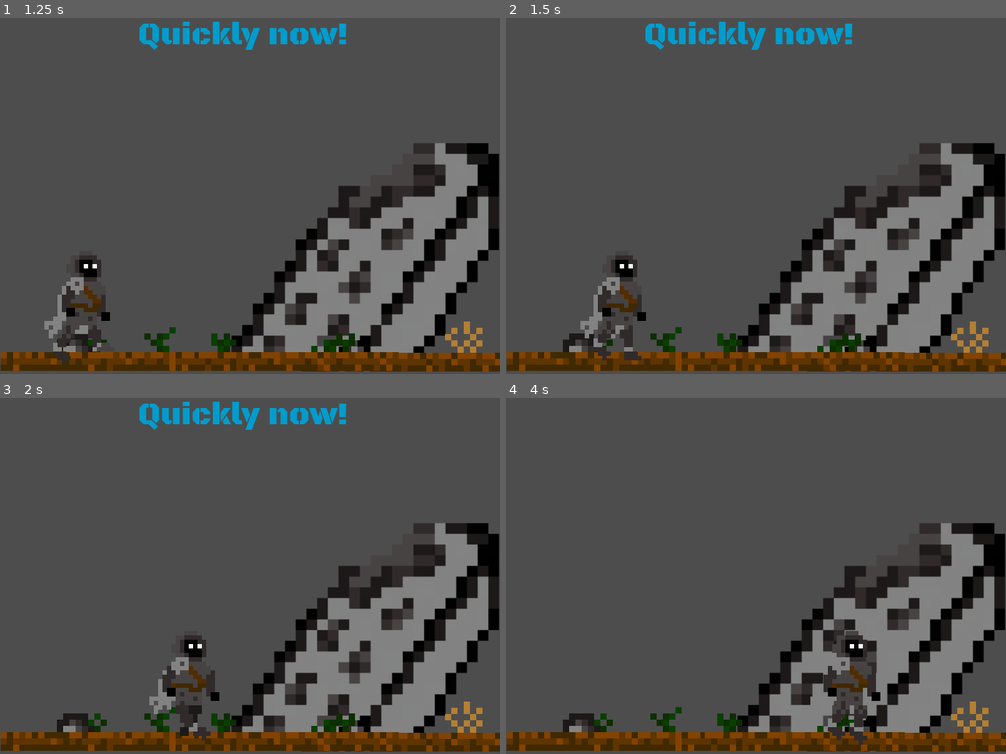
Above: before the commit, frames 1-4 (two rows, left to right).
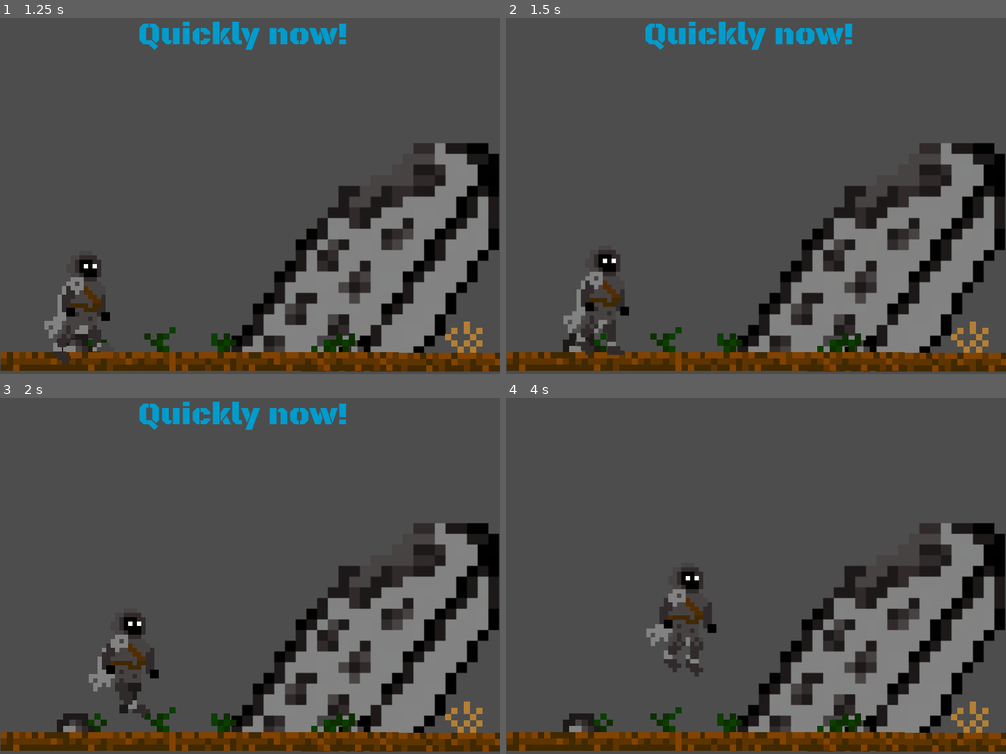
Above: after the commit, the same moments.

Repository: Sgushyonka/godot-platformer
Game: Godot game, scene res://menu.tscn
Two runs of this game, one before a commit and one after it. Both use one fixed random seed, a clock stepped at 60 frames per second and the inputs below.
Inputs:
- Up to frame 1 (1.25 s): click "START" at 0.5 s
- Up to frame 2 (1.5 s): tap Enter at 1.25 s; hold Right (ForwardArrow) from 1.28 s (still down); tap Up (JumpArrow) at 1.35 s
- Up to frame 3 (2 s): keep holding Right (ForwardArrow); tap Up (JumpArrow) at 1.52, 1.82 s; tap W (JumpW) at 1.55 s
- Up to frame 4 (4 s): tap W (JumpW) at 2.1, 3.05 s; tap Up (JumpArrow) at 2.27, 2.3, 2.57, 3.77, 3.8 s; release Right (ForwardArrow) at 2.78 s; hold A (BackwardA) 2.78-3.53 s; hold Ctrl (Crouch) 2.78-3.53 s; hold Right (ForwardArrow) from 3.53 s (still down); tap Shift (Sprint) at 3.6 s

Frame 1 is identical in both runs. In frame 2, 2.5% of the frame differs, in the area x 11-28%, y 65-97%; in frame 3, 3.1%; in frame 4, 3.3%, in the area x 28-75%, y 47-98%.

Commit message:
Jump implemented, gravity not implemented

Diff:
--- a/main_character.tscn
+++ b/main_character.tscn
@@ -33,13 +33,9 @@
 
 func _physics_process(delta):
 	# Add the gravity.
-	if not is_on_floor():
-		velocity.x = 0
-		velocity.y = 0
+	if is_on_floor():
 		while position.y != start_y:
 			velocity.y += gravity * delta
-
-
 
 	if Input.is_action_pressed(\"ForwardD\") or Input.is_action_pressed(\"ForwardArrow\"):
 		if Input.is_action_pressed(\"Crouch\"):
@@ -56,15 +52,12 @@
 			velocity.x = -sprint_speed
 		else:
 			velocity.x = -speed
-
 	else:
 		velocity.x = 0
 
 		# Handle Jump.
-	if Input.is_action_just_pressed(\"JumpW\") and is_on_floor() or Input.is_action_just_pressed(\"JumpArrow\") and is_on_floor():
+	if Input.is_action_just_pressed(\"JumpW\") and not is_on_floor() or Input.is_action_just_pressed(\"JumpArrow\") and not is_on_floor():
 		velocity.y = -jump_velocity
-		velocity.x = speed
-
 
 	if velocity.length() > 0:
 		if not Input.is_action_pressed(\"Crouch\") and Input.is_action_pressed(\"Sprint\"):
@@ -89,8 +82,6 @@
 		$movement.flip_h = true
 	if velocity.x > 0:
 		$movement.flip_h = false
-
-		move_and_slide()
 
 	position += velocity * delta
 
